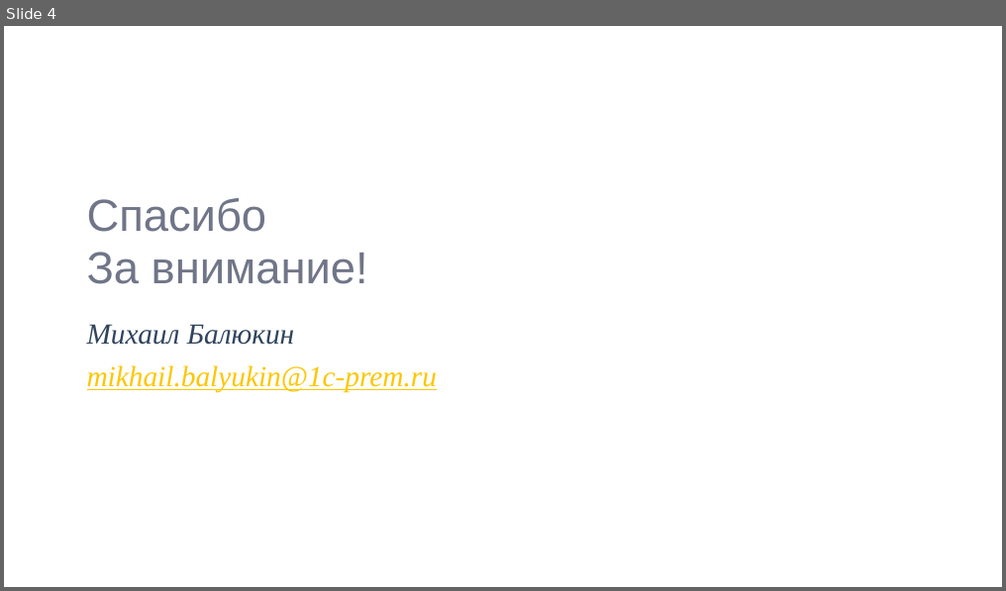
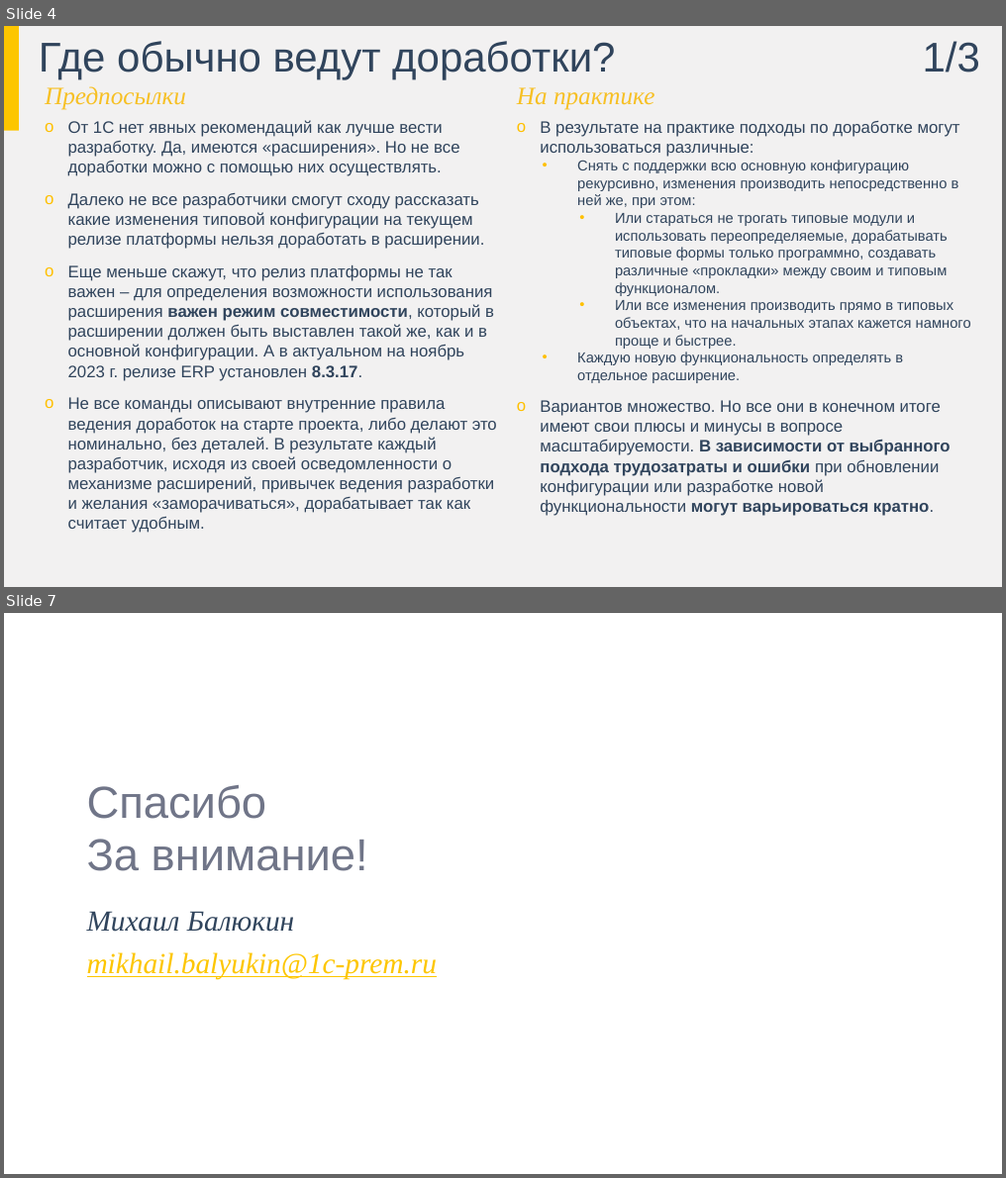
Before and after one commit to mbalyukin/prem_kr_masht01, a slide deck: Масштабируемость кода.pptx. Shown one above the other, each under a label of ours: slide 4 before the commit, slides 4 and 7 after it; the slides between them are not shown. The pictures are 1006x591 and 1006x1178 pixels, drawn with LibreOffice and Linux fonts; fonts in the diff are those of the drawing; background and template pictures are left out. Boxes give left, top, right and bottom in pixels: in the first picture for what was removed or moved away, otherwise in the second. Text is boxed around its words. In the diff, an @@ line names an element or a change of style, - is before the commit and + after.

```diff
--- a/Масштабируемость кода.pptx
+++ b/Масштабируемость кода.pptx
@@ slide 4 added at box(4, 26, 1002, 587), background #F2F1F1 @@
@@ rectangle added at box(4, 26, 19, 131), fill #FDC600 @@
@@ title added at box(39, 41, 615, 79), 40 pt, text #30445C @@
+Где обычно ведут доработки?
@@ text added at box(923, 41, 980, 73), 40 pt, text #30445C @@
+1/3
@@ text added at box(45, 86, 186, 110), 24 pt, text #F7C024, italic @@
+Предпосылки
@@ text added at box(517, 87, 654, 110), 24 pt, text #F7C024, italic @@
+На практике
@@ text added at box(68, 120, 497, 533), 16 pt, text #30445C @@
+o От 1С нет явных рекомендаций как лучше вести разработку. Да, имеются «расширения». Но не все доработки можно с помощью них осуществлять.
+o Далеко не все разработчики смогут сходу рассказать какие изменения типовой конфигурации на текущем релизе платформы нельзя доработать в расширении.
+o Еще меньше скажут, что релиз платформы не так важен – для определения возможности использования расширения важен режим совместимости, который в расширении должен быть выставлен такой же, как и в основной конфигурации. А в актуальном на ноябрь 2023 г. релизе ERP установлен 8.3.17.
+o Не все команды описывают внутренние правила ведения доработок на старте проекта, либо делают это номинально, без деталей. В результате каждый разработчик, исходя из своей осведомленности о механизме расширений, привычек ведения разработки и желания «заморачиваться», дорабатывает так как считает удобным.
@@ text added at box(540, 121, 971, 516), 14 pt, text #30445C @@
+o В результате на практике подходы по доработке могут использоваться различные:
+  • Снять с поддержки всю основную конфигурацию рекурсивно, изменения производить непосредственно в ней же, при этом:
+    • Или стараться не трогать типовые модули и использовать переопределяемые, дорабатывать типовые формы только программно, создавать различные «прокладки» между своим и типовым функционалом.
+    • Или все изменения производить прямо в типовых объектах, что на начальных этапах кажется намного проще и быстрее.
+  • Каждую новую функциональность определять в отдельное расширение.
+o Вариантов множество. Но все они в конечном итоге имеют свои плюсы и минусы в вопросе масштабируемости. В зависимости от выбранного подхода трудозатраты и ошибки при обновлении конфигурации или разработке новой функциональности могут варьироваться кратно.
@@ what was slide 4 is now slide 7 @@
```
Also in this commit, not shown: 2 slides changed, 3 other slides added.
